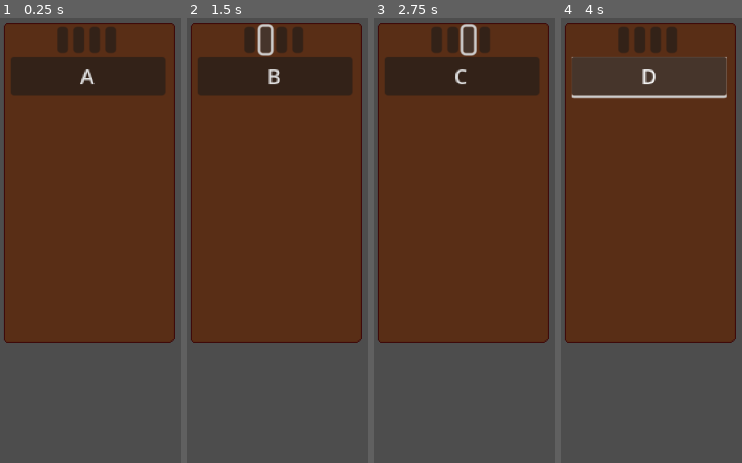
Above: before the commit, frames 1-4 (left to right).
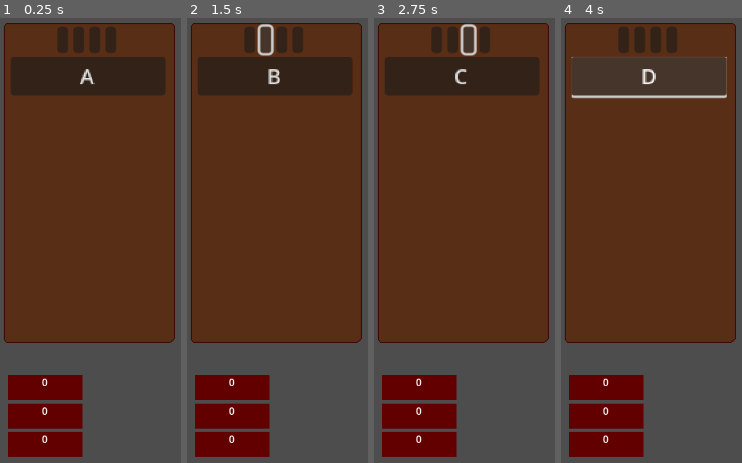
Above: after the commit, the same moments.

Repository: LeaoLuciano/ggj23
Game: Godot game, scene res://scenes/util/root_scene.tscn
The game is run twice, just before and just after one commit, with the same random seed, the same clock (stepped at 60 frames per second) and the same inputs.
Inputs (mouse positions are in pixels of both pictures, inside the frame that each line leads up to):
- Up to frame 1 (0.25 s): no input
- Up to frame 2 (1.5 s): click (250, 40) at 0.5 s; click (264, 40) at 1.25 s
- Up to frame 3 (2.75 s): click (468, 40) at 2 s
- Up to frame 4 (4 s): click (671, 40) at 2.75 s; click "D" at 3.5 s

The runs differ from the first frame. In frame 1, 7.0% of the frame differs, in the area x 4-46%, y 80-99%; in frame 2, 7.0%; in frame 3, 7.0%; in frame 4, 7.0%.
Error before the commit: Invalid assignment of property or key 'position' with value of type 'Vector2' on a base object of type 'PackedScene'. (res://scenes/items/spawner.gd:16)

Commit message:
UI que indica contadores
Adição de UI que indica a quantidade de recursos e correção no spawn de
nutrientes.

Signed-off-by: MarceloSpessoto <marcelomspessoto@gmail.com>

Diff:
--- a/scenes/items/counter.gd
+++ b/scenes/items/counter.gd
@@ -2,6 +2,7 @@
 
 @export var type := Recurso.ResourceType.Nutrient
 @export var count := 0
+@export var resource_amount : Label
 
 func _ready():
 	add_to_group("counter"+str(type))
@@ -10,7 +11,7 @@
 	resource.add_resource.connect(Callable(self, "add"))
 
 func _process(delta):
-	pass
+	resource_amount.text = str(count)
 
 func add(amount : int):
 	print(amount)
--- a/scenes/items/counter.tscn
+++ b/scenes/items/counter.tscn
@@ -2,5 +2,17 @@
 
 [ext_resource type="Script" path="res://scenes/items/counter.gd" id="1_qicnn"]
 
-[node name="Counter" type="Node2D"]
+[node name="Counter" type="Node2D" node_paths=PackedStringArray("resource_amount")]
 script = ExtResource("1_qicnn")
+resource_amount = NodePath("ColorRect/Label")
+
+[node name="ColorRect" type="ColorRect" parent="."]
+offset_right = 119.0
+offset_bottom = 40.0
+color = Color(0.384314, 0, 0, 1)
+
+[node name="Label" type="Label" parent="ColorRect"]
+layout_mode = 0
+offset_right = 119.0
+offset_bottom = 39.0
+horizontal_alignment = 1
--- a/scenes/items/spawner.gd
+++ b/scenes/items/spawner.gd
@@ -4,16 +4,19 @@
 @export var area : Rect2
 @export var spawn_time : int
 @export var despawn_time : int
+var scene_instance
 
 func _on_ready():
-	add_child(scene.instantiate())
+	scene_instance = scene.instantiate()
+	add_child(scene_instance)
 
 func _on_timer_timeout():
 
 	var pos_x = randf() * (area.size[0]) + area.position[0]
 	var pos_y = randf() * (area.size[1]) + area.position[1]
 
-	scene.position = Vector2(pos_x, pos_y)
+	#print(pos_x, pos_y)
+	scene_instance.position = Vector2(pos_x, pos_y)
 
 	#Tempo para spawnar aleatório
 	$Spawn.wait_time = randf() * (spawn_time - 1) + 1
--- a/scenes/items/world.tscn
+++ b/scenes/items/world.tscn
@@ -25,17 +25,19 @@
 [node name="Counters" type="Node2D" parent="."]
 
 [node name="Nutrient Counter" parent="Counters" instance=ExtResource("3_eq6ta")]
+position = Vector2(13, 571)
 
 [node name="WaterCounter" parent="Counters" instance=ExtResource("3_eq6ta")]
+position = Vector2(13, 617)
 type = 1
 
 [node name="SunCounter" parent="Counters" instance=ExtResource("3_eq6ta")]
+position = Vector2(13, 662)
 type = 2
 
 [node name="Spawners" type="Node2D" parent="."]
 
 [node name="Nutrient Spawner" parent="Spawners" instance=ExtResource("4_vvy3u")]
-scene = ExtResource("5_rk3o0")
 
 [node name="UpgradeMenu" parent="." node_paths=PackedStringArray("nutrient_counter", "water_counter", "sun_counter") instance=ExtResource("6_ijhpw")]
 nutrient_counter = NodePath("../Counters/Nutrient Counter")
